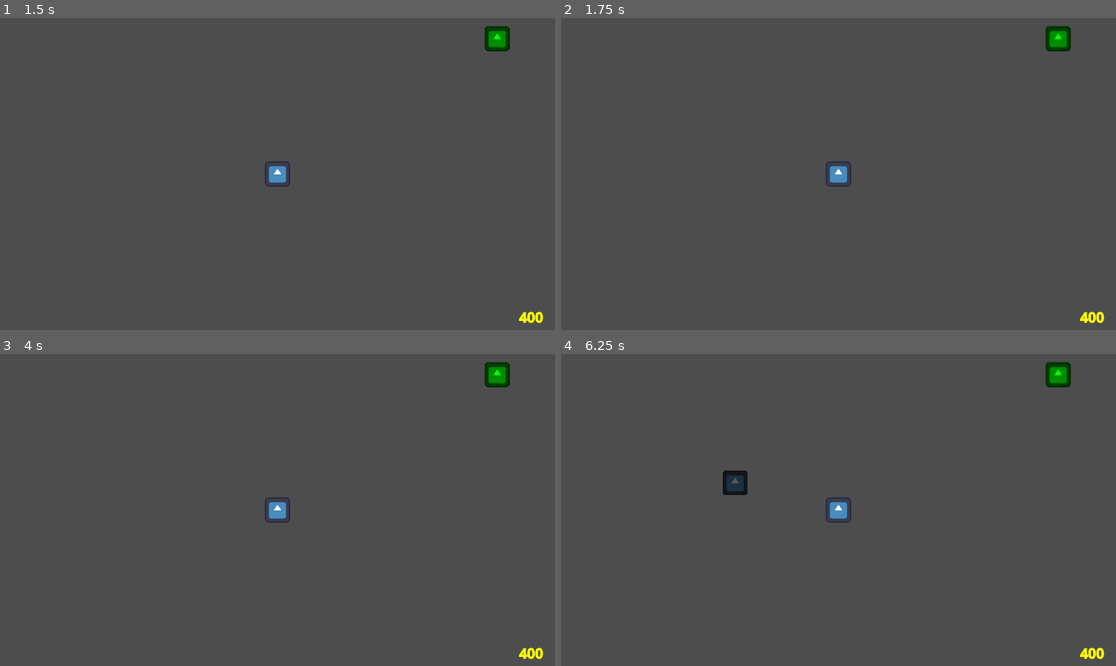
Above: before the commit, frames 1-4 (two rows, left to right).
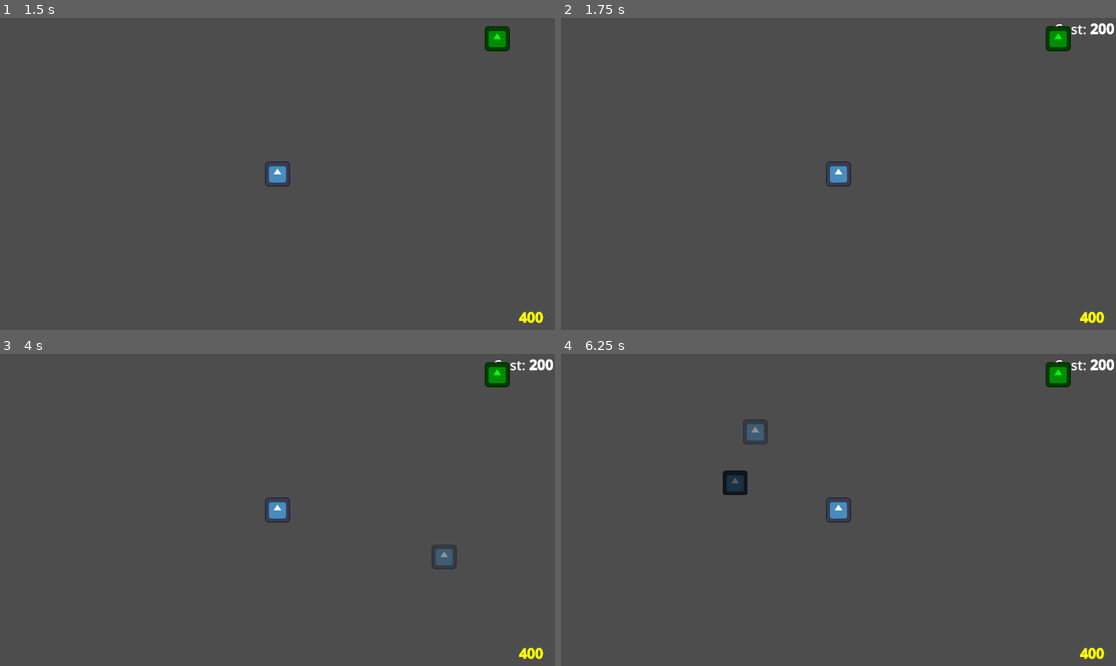
Above: after the commit, the same moments.

Repository: cosmincreato/mds
Game: Godot game, scene res://scenes/main_scene.tscn
Same seed, same stepped clock (60 frames per second), same inputs: the game is played once before the commit and once after it. The engine's default icon, where the game draws it, is replaced by a stand-in: a white triangle on a blue panel in a dark square.
Inputs (mouse positions are in pixels of both pictures, inside the frame that each line leads up to):
- Up to frame 1 (1.5 s): tap Enter at 0.5 s; move the mouse to (277, 174) at 0.52 s; hold 1 (1) 0.53-1.28 s; click (277, 174) at 0.8 s; tap Space at 1.25 s; move the mouse to (499, 39) at 1.27 s; click (499, 39) at 1.35 s
- Up to frame 2 (1.75 s): tap 2 (2, bound only after the commit) at 1.55 s
- Up to frame 3 (4 s): tap Enter at 2, 3.5 s; move the mouse to (532, 653) at 2.02 s; hold 2 (2, bound only after the commit) 2.03-2.78 s; tap 1 (1) at 2.3, 2.85 s; tap Space at 2.75 s; move the mouse to (499, 375) at 2.77 s; click (499, 375) at 3.05 s; move the mouse to (444, 556) at 3.52 s; press the mouse at (444, 556) at 3.53 s; tap 2 (2, bound only after the commit) at 3.8 s
- Up to frame 4 (6.25 s): tap Space at 4.25 s; move the mouse to (672, 463) at 4.27 s; release the mouse at (672, 463) at 4.28 s; tap 2 (2, bound only after the commit) at 4.35, 6.05 s; tap 1 (1) at 4.55 s; move the mouse to (622, 453) at 5.02 s; hold 1 (1) 5.03-5.78 s; click (622, 453) at 5.3 s; move the mouse to (755, 432) at 5.77 s; click (755, 432) at 5.85 s

Frame 1 is identical in both runs. In frame 2, 0.2% of the frame differs, in the area x 89-100%, y 1-6%; in frame 3, 0.4%; in frame 4, 0.4%, in the area x 32-100%, y 1-29%.
Error after the commit: Invalid access to property or key 'mouse_x' on a base object of type 'Control (AllySpawnCanvas)'. (res://scripts/main_scene.gd:46)

Commit message:
varianta initiala cu Tower

Diff:
--- a/project.godot
+++ b/project.godot
@@ -44,3 +44,8 @@
 "events": [Object(InputEventMouseButton,"resource_local_to_scene":false,"resource_name":"","device":-1,"window_id":0,"a …(253 unchanged characters)…
 ]
 }
+2={
+"deadzone": 0.2,
+"events": [Object(InputEventKey,"resource_local_to_scene":false,"resource_name":"","device":-1,"window_id":0,"alt_pressed":false,"shift_pressed":false,"ctrl_pressed":false,"meta_pressed":false,"pressed":false,"keycode":0,"physical_keycode":50,"key_label":0,"unicode":50,"location":0,"echo":false,"script":null)
+]
+}
--- /dev/null
+++ b/scenes/entities/allies/tower.tscn
@@ -0,0 +1,30 @@
+[gd_scene load_steps=7 format=3 uid="uid://cl0tncvpgb4sr"]
+
+[ext_resource type="PackedScene" uid="uid://blnbp4jhyld43" path="res://scenes/entities/components/hurtbox.tscn" id="1_m5wkl"]
+[ext_resource type="Texture2D" uid="uid://bvuu4opq2mh7r" path="res://assets/ally/icon.svg" id="2_poddj"]
+[ext_resource type="PackedScene" uid="uid://dmjc7gmk56v7w" path="res://scenes/entities/components/attack_component.tscn" id="3_j0m5v"]
+[ext_resource type="PackedScene" uid="uid://cy8p14uekydcr" path="res://scenes/entities/components/cost_component.tscn" id="4_13geb"]
+[ext_resource type="PackedScene" uid="uid://dwkjaugy7ph2v" path="res://scenes/entities/components/health_component.tscn" id="5_e8guy"]
+
+[sub_resource type="RectangleShape2D" id="RectangleShape2D_m381c"]
+size = Vector2(134, 132)
+
+[node name="Tower" type="Node2D"]
+
+[node name="CharacterBody2D" type="CharacterBody2D" parent="."]
+
+[node name="Hurtbox" parent="CharacterBody2D" instance=ExtResource("1_m5wkl")]
+
+[node name="Sprite2D" type="Sprite2D" parent="CharacterBody2D"]
+texture = ExtResource("2_poddj")
+
+[node name="CollisionShape2D" type="CollisionShape2D" parent="CharacterBody2D"]
+position = Vector2(0, -1)
+shape = SubResource("RectangleShape2D_m381c")
+
+[node name="AttackComponent" parent="." instance=ExtResource("3_j0m5v")]
+
+[node name="CostComponent" parent="." instance=ExtResource("4_13geb")]
+cost = 200
+
+[node name="HealthComponent" parent="." instance=ExtResource("5_e8guy")]
--- a/scripts/main_scene.gd
+++ b/scripts/main_scene.gd
@@ -10,39 +10,94 @@
 var allies_dictionary: Dictionary = {}
 var hovering: bool = false
 
+var current_ally_type = 1
+
 func _ready() -> void:
-	# Cream un dictionar in care retinem toate locatiile din fisiere
-	# a scenelor pentru aliati
+	print("Director analizat: " + allies_dir.get_current_dir())
+
 	var index = 1
-	var path: String
-	for ally in allies_dir.get_files():
-		path = allies_dir.get_current_dir() + "/" + str(ally)
-		allies_dictionary[index] = load(path)
-		index += 1
+	allies_dir.list_dir_begin()
+	var file_name := allies_dir.get_next()
+
+	while file_name != "":
+		if file_name.ends_with(".tscn"):
+			var path = allies_dir.get_current_dir() + "/" + file_name
+			var scene = load(path)
+
+			if scene:
+				print("Index $index:")
+				print(" - Fisier: $file_name")
+				print(" - Cale: $path")
+				print(" - Scena hash: " + str(scene.get_instance_id()))
+
+				allies_dictionary[index] = scene
+				print("Loaded ally type " + str(index) + ": " + file_name)
+				index += 1
+			else:
+				print("EROARE: Nu s-a putut încărca scena: " + path)
+		file_name = allies_dir.get_next()
+	allies_dir.list_dir_end()
 
 	base.find_child("Hurtbox").mouse_entered.connect(_on_mouse_entered)
 	base.find_child("Hurtbox").mouse_exited.connect(_on_mouse_exited)
 
+func _input(event: InputEvent) -> void:
+	if event.is_action_pressed("left_mouse") and ally_spawn_canvas.visible:
+		_on_canvas_ally_spawned(ally_spawn_canvas.mouse_x, ally_spawn_canvas.mouse_y, current_ally_type)
+		return
 
-func _input(event: InputEvent) -> void:
-	#TODO verificare pentru fiecare tip de aliat nu doar pentru cel cu cheia 1
-	if event.is_action_pressed("1") and !ally_spawn_canvas.visible:
-		var ally_scene = allies_dictionary[1]
+	if event.is_action_pressed("1"):
+		current_ally_type = 1
+	elif event.is_action_pressed("2"):
+		current_ally_type = 2
+	else:
+		return
+
+	print("current_ally_type:", current_ally_type, " | Tip:", typeof(current_ally_type))
+
+	if !ally_spawn_canvas.visible:
+		var ally_scene = allies_dictionary[current_ally_type]
 		var ally = ally_scene.instantiate()
 		var sprite = ally.get_node_or_null("CharacterBody2D/Sprite2D")
 		var cost_component = ally.get_node_or_null("CostComponent")
-		ally_spawn_canvas.add_canvas_items(sprite.texture, cost_component.cost)
+		if sprite and cost_component:
+			ally_spawn_canvas.add_canvas_items(sprite.texture, cost_component.cost)
 		ally.queue_free()
-	elif event.is_action_pressed("1") and ally_spawn_canvas.visible:
+	else:
 		ally_spawn_canvas.remove_canvas_items()
 
 # Cand AllySpawnCanvas semnaleaza ca incercam sa spawnam o unitate
 func _on_canvas_ally_spawned(mouse_x: float, mouse_y: float, type: int) -> void:
 	if !hovering:
+		if !allies_dictionary.has(type):
+			print("EROARE: Nu există ally de tipul:", type)
+			return
+
 		var ally = allies_dictionary[type].instantiate()
 		ally.position = Vector2(mouse_x, mouse_y)
-		ally.find_child("Hurtbox").mouse_entered.connect(_on_mouse_entered)
-		ally.find_child("Hurtbox").mouse_exited.connect(_on_mouse_exited)
+
+		# Debug inițial
+		print("Spawnez entitate de tip: " + str(type))
+		print(" - Nod root inițial: " + ally.name)
+
+		add_child(ally)
+
+		#Debug dupa adaugare:
+		print(" - Nod root după adăugare: " + ally.name)
+		# Debug: verificăm ce tip de nod avem
+		#print("Spawnez entitate de tip: " + str(type))
+		#print(" - Nod root: " + ally.name)
+		#var sprite = ally.get_node_or_null("CharacterBody2D/Sprite2D")
+		#if sprite and sprite.texture:
+			#print(" - Textura: " + sprite.texture.get_path())
+		#else:
+			#print(" - Textura: lipsă sau invalidă")
+		# Conectăm evenimentele dacă au un nod "Hurtbox"
+		var hurtbox = ally.get_node_or_null("Hurtbox")
+		if hurtbox:
+			hurtbox.mouse_entered.connect(_on_mouse_entered)
+			hurtbox.mouse_exited.connect(_on_mouse_exited)
+		# Adăugăm efectiv pe scenă
 		buy_ally(ally)
 	else:
 		print("Invalid position")
@@ -58,9 +113,15 @@
 		var cost_component = ally.get_node_or_null("CostComponent")
 		if cost_component:
 			GameManager.spend_gold(cost_component.cost)
-			add_child(ally)
+
+		# Debug: Verificăm numele nodului rădăcină
+		print("Nume nod root în buy_ally: " + ally.name)
+
+		add_child(ally)
 	else:
 		print("Not enough gold")
+		ally.queue_free()
+
 	ally_spawn_canvas.remove_canvas_items()
 
 # Cand EnemySpawnManager semnaleaza ca un inamic s-a spawnat
